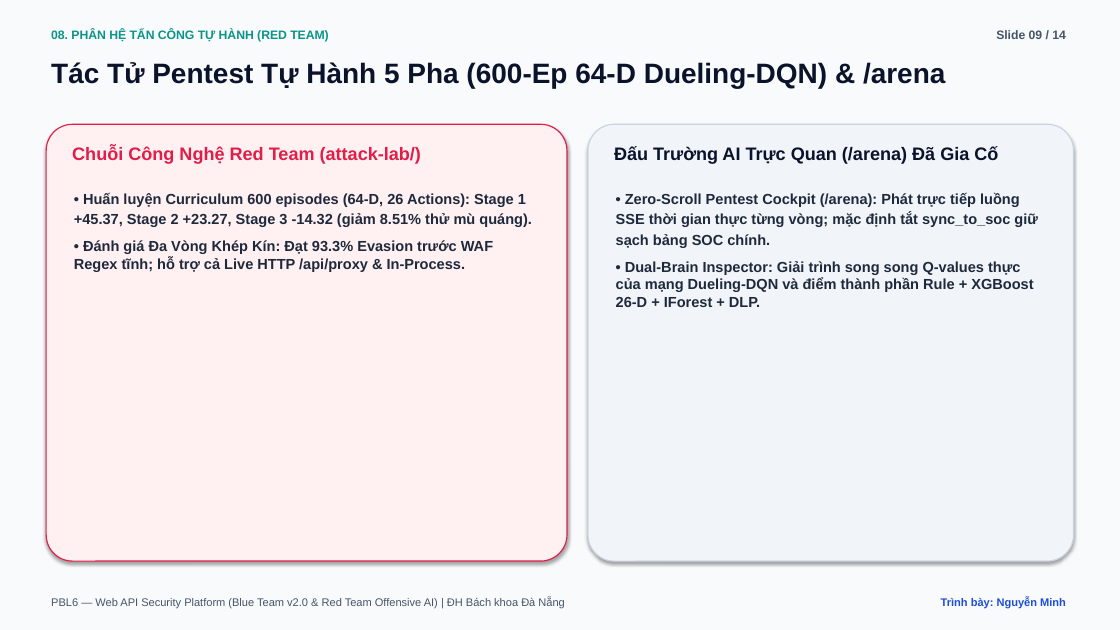
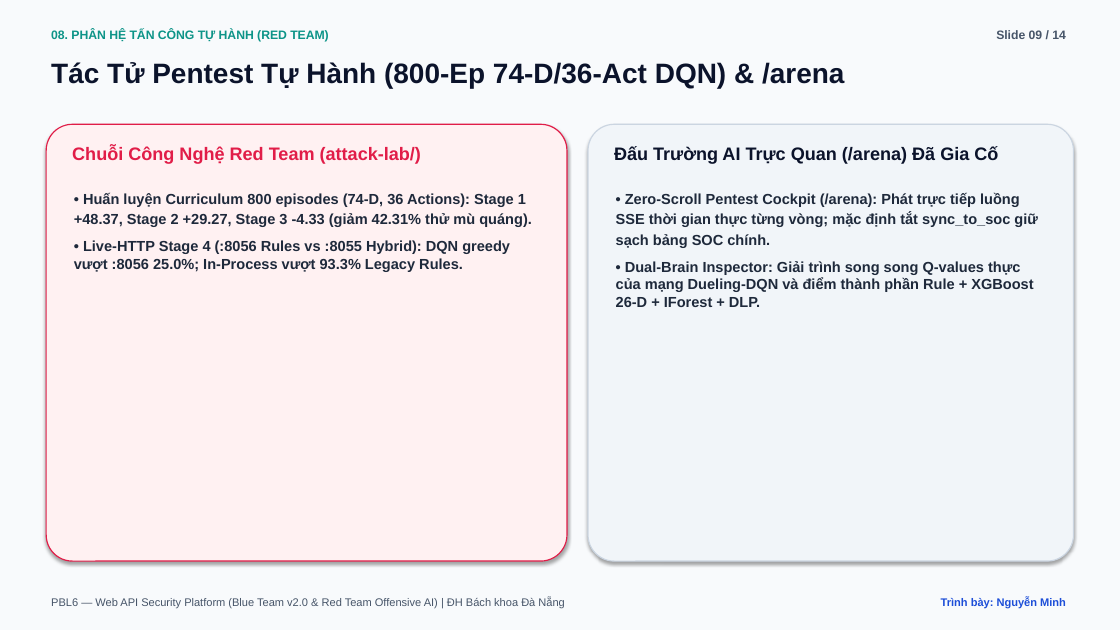
Before and after one commit to vcongggggg/pbl6, a slide deck: slide 9 of docs/reports/PBL6_Academic_Defense_Slides.pptx. Drawn at 1120x630 pixels with LibreOffice and Linux fonts; fonts in the diff are those of the drawing. Boxes give left, top, right and bottom in pixels: in the first picture for what was removed or moved away, otherwise in the second. Text is boxed around its words. In the diff, an @@ line names an element or a change of style, - is before the commit and + after.

Commit message:
feat(v3.3): complete Phase E - 4-stage 36-act live-HTTP DQN, per-param max-pooling, CSIC two-tier + tienda1 schema & blind vault v2

```diff
--- a/docs/reports/PBL6_Academic_Defense_Slides.pptx
+++ b/docs/reports/PBL6_Academic_Defense_Slides.pptx
@@ text at <box>51,62,844,88</box>: text changed @@
-Tác Tử Pentest Tự Hành 5 Pha (600-Ep 64-D Dueling-DQN) & /arena
+Tác Tử Pentest Tự Hành (800-Ep 74-D/36-Act DQN) & /arena
@@ text at <box>74,192,532,272</box>: text changed @@
-• Huấn luyện Curriculum 600 episodes (64-D, 26 Actions): Stage 1 +45.37, Stage 2 +23.27, Stage 3 -14.32 (giảm 8.51% thử mù quáng).
-• Đánh giá Đa Vòng Khép Kín: Đạt 93.3% Evasion trước WAF Regex tĩnh; hỗ trợ cả Live HTTP /api/proxy & In-Process.
+• Huấn luyện Curriculum 800 episodes (74-D, 36 Actions): Stage 1 +48.37, Stage 2 +29.27, Stage 3 -4.33 (giảm 42.31% thử mù quáng).
+• Live-HTTP Stage 4 (:8056 Rules vs :8055 Hybrid): DQN greedy vượt :8056 25.0%; In-Process vượt 93.3% Legacy Rules.
```
Also in this commit, not shown: 2 other slides changed, 49 other files.
